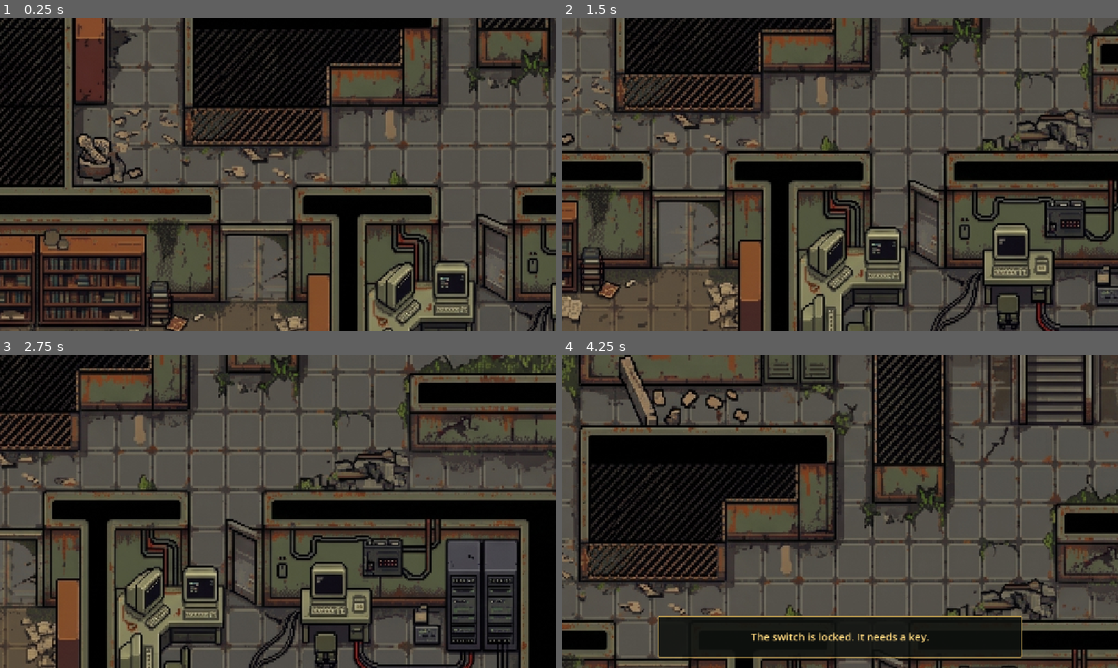
Above: before the commit, frames 1-4 (two rows, left to right).
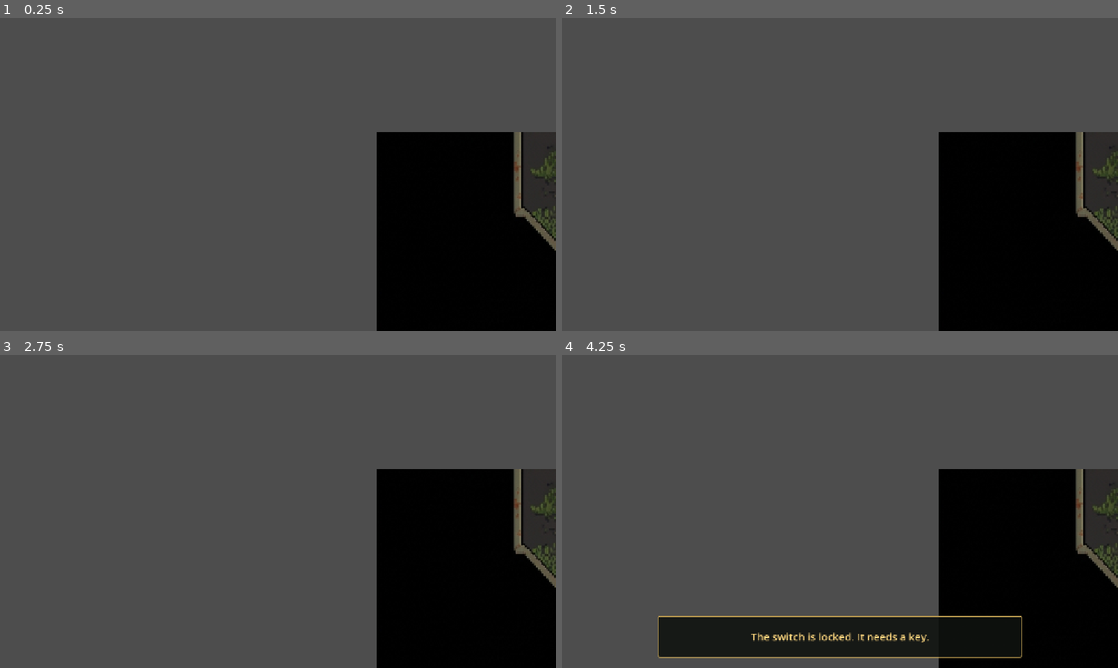
Above: after the commit, the same moments.

Repository: attonEli/MRUHacks2026
Game: Godot game, scene res://assets/map assets/map.tscn
The game is run twice, just before and just after one commit, with the same random seed, the same clock (stepped at 60 frames per second) and the same inputs.
Inputs:
- Up to frame 1 (0.25 s): no input
- Up to frame 2 (1.5 s): tap Enter at 0.5 s; hold D (ui_right) 0.53-1.28 s; tap X at 0.6 s; hold S (ui_down) from 1.28 s (still down); tap Y at 1.35 s
- Up to frame 3 (2.75 s): tap Space at 2 s; release S (ui_down) at 2.03 s; hold D (ui_right) from 2.03 s (still down); tap Z at 2.1 s
- Up to frame 4 (4.25 s): release D (ui_right) at 2.78 s; hold W (ui_up) 2.78-3.53 s; tap 1 at 2.85 s; hold A (ui_left) from 3.53 s (still down); tap 2 at 3.6 s

The runs differ from the first frame. In frame 1, 70% of the frame differs, in the area x 0-100%, y 0-100%; in frame 2, 56%; in frame 3, 57%; in frame 4, 58%.

Commit message:
map collision done

Diff:
--- a/assets/map assets/map.tscn
+++ b/assets/map assets/map.tscn
@@ -1,7 +1,18 @@
 [gd_scene format=3 uid="uid://bs5pkqyadaxc2"]
 
 [ext_resource type="Texture2D" uid="uid://cl2xcy62nxcnh" path="res://assets/map assets/Gemini_Generated_Image_uur017uur017uur0.jpg" id="1_ta3x6"]
-[ext_resource type="PackedScene" uid="uid://8x5esfvepgfa" path="res://scenes/characters/player/player.tscn" id="2_ta3x6"]
+
+[sub_resource type="RectangleShape2D" id="RectangleShape2D_xrivr"]
+size = Vector2(78, 272.5)
+
+[sub_resource type="RectangleShape2D" id="RectangleShape2D_13qdw"]
+size = Vector2(326.75, 144)
+
+[sub_resource type="RectangleShape2D" id="RectangleShape2D_b1lj4"]
+size = Vector2(92, 226)
+
+[sub_resource type="RectangleShape2D" id="RectangleShape2D_njqwk"]
+size = Vector2(91, 230)
 
 [node name="Map" type="Sprite2D" unique_id=2093066837]
 position = Vector2(1922, 232)
@@ -71,5 +82,26 @@
 polygon = PackedVector2Array(-0.028808594, -0.4338379, -158.02881, -0.4338379, -159.02881, -357.43384, -159.02881, -357 …(806 unchanged characters)…
 metadata/_edit_lock_ = true
 
-[node name="player" parent="." unique_id=841658602 instance=ExtResource("2_ta3x6")]
-position = Vector2(89, 1887)
+[node name="CollisionShape2D" type="CollisionShape2D" parent="StaticBody2D" unique_id=832943331]
+position = Vector2(-346, 1589.25)
+shape = SubResource("RectangleShape2D_xrivr")
+metadata/_edit_lock_ = true
+
+[node name="CollisionShape2D2" type="CollisionShape2D" parent="StaticBody2D" unique_id=1055416296]
+position = Vector2(1894.625, 1025)
+shape = SubResource("RectangleShape2D_13qdw")
+metadata/_edit_lock_ = true
+
+[node name="CollisionPolygon2D12" type="CollisionPolygon2D" parent="StaticBody2D" unique_id=653705992]
+polygon = PackedVector2Array(-99, 725, -140, 678, -140, 615, 57, 536, 98, 591, 98, 649)
+metadata/_edit_lock_ = true
+
+[node name="CollisionShape2D3" type="CollisionShape2D" parent="StaticBody2D" unique_id=1288922711]
+position = Vector2(-160, 2474)
+shape = SubResource("RectangleShape2D_b1lj4")
+metadata/_edit_lock_ = true
+
+[node name="CollisionShape2D4" type="CollisionShape2D" parent="StaticBody2D" unique_id=222454052]
+position = Vector2(-418.5, 2472)
+shape = SubResource("RectangleShape2D_njqwk")
+metadata/_edit_lock_ = true
